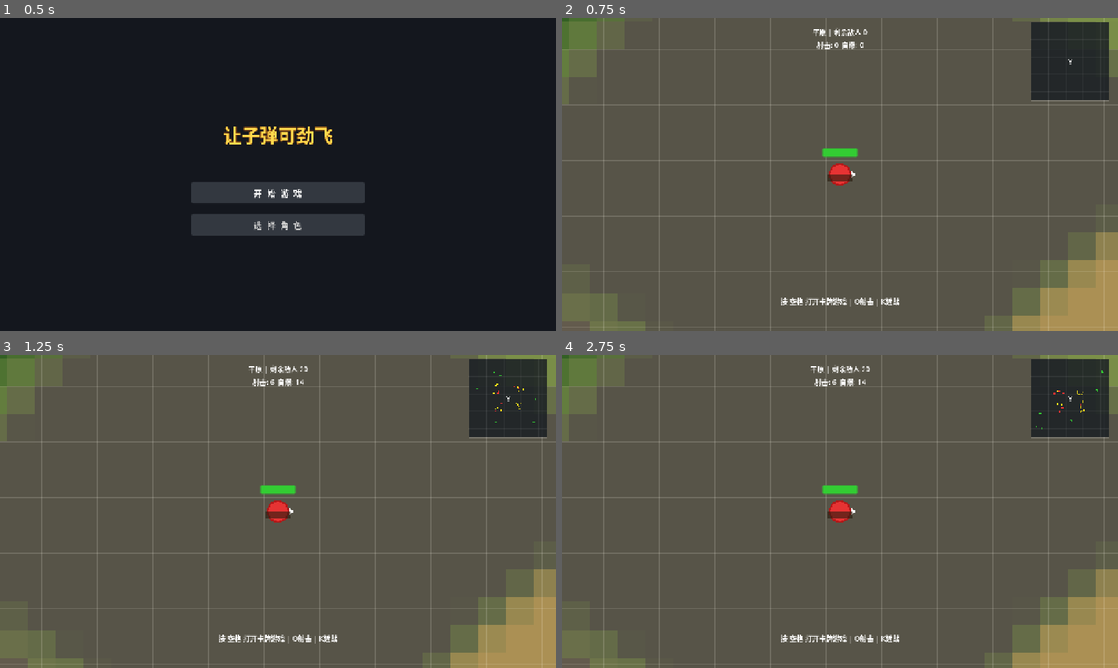
Above: before the commit, frames 1-4 (two rows, left to right).
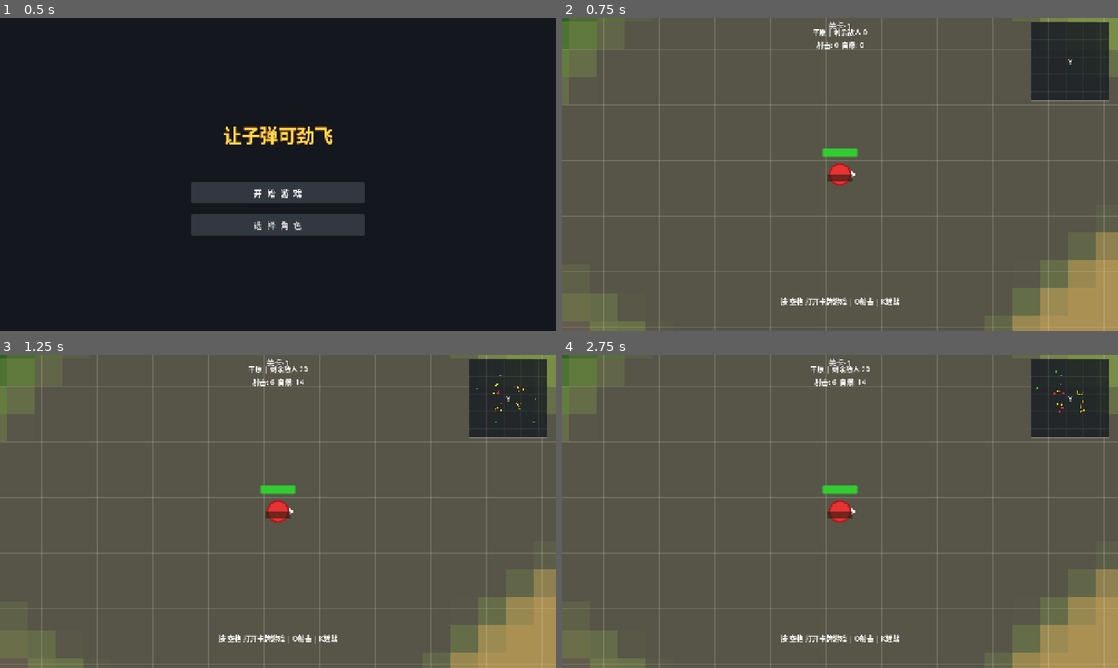
Above: after the commit, the same moments.

Repository: aikuangren/chiji
Game: Godot game, scene res://scenes/main_menu.tscn
The game is run twice, just before and just after one commit, with the same random seed, the same clock (stepped at 60 frames per second) and the same inputs.
Inputs (mouse positions are in pixels of both pictures, inside the frame that each line leads up to):
- Up to frame 1 (0.5 s): no input
- Up to frame 2 (0.75 s): click "开 始 游 戏" at 0.5 s
- Up to frame 3 (1.25 s): no input
- Up to frame 4 (2.75 s): tap Enter (ui_accept) at 1.25, 1.52 s; move the mouse to (962, 495) at 1.27 s; hold D 1.28-2 s; tap E (interact) at 1.35 s; click "返回" at 2 s

Frame 1 is identical in both runs. In frame 2, less than 0.1% of the frame differs, in the area x 48-52%, y 1-4%; in frame 3, less than 0.1%; in frame 4, less than 0.1%, in the area x 48-98%, y 1-24%.

Commit message:
feat: 新增关卡系统 - 关卡编号显示、通关保存、难度递增

Diff:
--- a/scenes/main.tscn
+++ b/scenes/main.tscn
@@ -79,6 +79,22 @@
 
 [node name="CanvasLayer" type="CanvasLayer" parent="."]
 
+[node name="LevelLabel" type="Label" parent="CanvasLayer"]
+anchors_preset = 5
+anchor_left = 0.5
+anchor_right = 0.5
+offset_left = -50.0
+offset_top = 4.0
+offset_right = 50.0
+offset_bottom = 24.0
+grow_horizontal = 2
+text = "关卡-1"
+horizontal_alignment = 1
+theme_override_font_sizes/font_size = 18
+theme_override_colors/font_color = Color(1, 1, 1, 0.8)
+theme_override_colors/font_outline_color = Color(0, 0, 0, 0.6)
+theme_override_constants/outline_size = 2
+
 [node name="MinimapContainer" type="MarginContainer" parent="CanvasLayer"]
 anchors_preset = 12
 anchor_left = 1.0
--- a/scripts/game.gd
+++ b/scripts/game.gd
@@ -18,6 +18,7 @@
 @onready var coords_label: Label = $CanvasLayer/CoordsLabel
 @onready var buff_label: Label = $CanvasLayer/BuffLabel
 @onready var minimap: Control = $CanvasLayer/MinimapContainer/Minimap
+@onready var level_label: Label = $CanvasLayer/LevelLabel
 
 # 统计信息
 var kill_shooter: int = 0
@@ -28,8 +29,17 @@
 var game_over: bool = false
 var game_initialized: bool = false
 
+# 当前关卡
+var current_level: int = 1
+var level_config: Dictionary = {}
+
 func _ready():
 	randomize()
+
+	# 读取当前关卡
+	current_level = LevelManager.get_current_level()
+	level_config = LevelManager.get_level_config(current_level)
+	level_label.text = "关卡-%d" % current_level
 
 	await get_tree().create_timer(0.5).timeout
 
@@ -38,29 +48,29 @@
 	var region = MapData.get_region_at(player.position.x, player.position.y)
 	obstacle_spawner.spawn_obstacles(obstacles, player.position, region)
 
-	var crate_count = 6
-	var crates = supply_spawner.spawn_supplies(crate_count)
+	var item_count = level_config["item_count"]
+	var crates = supply_spawner.spawn_supplies(item_count)
 	for crate in crates:
 		supplies.add_child(crate)
 
-	# 生成所有区域的敌人并统计类型
+	# 生成所有区域的敌人
 	enemy_spawner.spawn_all_regions(enemies_node, player.position)
 
-	# 等待两帧让所有敌人的 _ready() 初始化完成
 	await get_tree().process_frame
 	await get_tree().process_frame
 
 	for enemy in enemy_spawner.get_enemies():
 		if is_instance_valid(enemy):
 			enemy.enemy_killed.connect(_on_enemy_killed)
+			# 设置关卡配置的血量
+			enemy.health = level_config["enemy_health"]
+			enemy.health_bar.max_value = level_config["enemy_health"]
+			enemy.health_bar.value = level_config["enemy_health"]
 			match enemy.enemy_type:
 				Enemy.Type.SHOOTER:
 					total_shooter += 1
 				Enemy.Type.MELEE:
 					total_melee += 1
-			print("[DEBUG] 敌人类型: ", enemy.enemy_type, " 位置: ", enemy.position)
-
-	print("[DEBUG] 总射手: ", total_shooter, " 总自爆: ", total_melee)
 
 	player.set_bullet_container(bullets_node)
 
@@ -72,7 +82,7 @@
 
 	await get_tree().create_timer(0.5).timeout
 	start_time = Time.get_ticks_msec()
-	game_initialized = true  # 标记初始化完成，之后才允许检测胜利
+	game_initialized = true
 
 func _process(_delta: float):
 	if game_over:
@@ -111,7 +121,6 @@
 	else:
 		hint_label.text = "按 空格 打开卡牌游戏 | O射击 | K近战"
 
-	# 更新小地图
 	_update_minimap()
 
 func _update_minimap():
@@ -149,6 +158,8 @@
 	var alive_melee = total_melee - kill_melee
 
 	if alive_shooter <= 0 and alive_melee <= 0:
+		# 通关！保存记录
+		LevelManager.complete_level(current_level)
 		game_over = true
 		_show_result(ResultPopup.Result.VICTORY)
 
@@ -161,7 +172,7 @@
 
 	var elapsed = (Time.get_ticks_msec() - start_time) / 1000.0
 	var total_kills = kill_shooter + kill_melee
-	popup.show_result(result, total_kills, elapsed)
+	popup.show_result(result, total_kills, elapsed, current_level)
 
 func _on_player_died():
 	pass
--- /dev/null
+++ b/scripts/level_manager.gd
@@ -0,0 +1,61 @@
+class_name LevelManager
+
+# 关卡记录文件路径
+const SAVE_PATH = "user://level_save.cfg"
+
+# 默认关卡数
+const MAX_LEVEL = 99
+
+# 关卡间传递的暂存值（不保存到文件，仅本次运行有效）
+static var next_level_override: int = 0
+
+# 读取当前关卡号（最近未通关的关卡）
+static func get_current_level() -> int:
+	if next_level_override > 0:
+		var result = next_level_override
+		next_level_override = 0
+		return result
+
+	var config = ConfigFile.new()
+	var err = config.load(SAVE_PATH)
+	if err != OK:
+		return 1
+	var cleared = config.get_value("progress", "cleared_level", 0)
+	return cleared + 1
+
+# 通关当前关卡，保存记录
+static func complete_level(level: int):
+	var config = ConfigFile.new()
+	config.load(SAVE_PATH)
+
+	var current_cleared = config.get_value("progress", "cleared_level", 0)
+	if level > current_cleared:
+		config.set_value("progress", "cleared_level", level)
+	config.save(SAVE_PATH)
+
+# 标记下一关（用于胜利后跳转）
+static func go_to_next_level(level: int):
+	next_level_override = level + 1
+
+# 重置所有关卡记录
+static func reset_progress():
+	var config = ConfigFile.new()
+	config.set_value("progress", "cleared_level", 0)
+	config.save(SAVE_PATH)
+
+# 根据关卡号获取关卡配置（后续可扩展难度参数）
+static func get_level_config(level: int) -> Dictionary:
+	# 基础配置
+	var config = {
+		"enemy_count_per_region": 5,
+		"item_count": 6,
+		"enemy_health": 50.0,
+	}
+
+	# 每5关提升一次难度
+	var tier = (level - 1) / 5 + 1
+	config["enemy_count_per_region"] = 4 + tier  # 5,6,7...
+	config["enemy_health"] = 50.0 + (tier - 1) * 10  # 50,60,70...
+	config["item_count"] = min(4 + tier, 10)  # 5,6,7...(最多10)
+
+	return config
--- a/scripts/result_popup.gd
+++ b/scripts/result_popup.gd
@@ -13,15 +13,17 @@
 var _result_type: Result
 var _kills: int = 0
 var _time_survived: float = 0.0
+var _level: int = 1
 
 func _ready():
 	hide()
 	panel.modulate.a = 0.0
 
-func show_result(result: Result, kills: int, time_survived: float):
+func show_result(result: Result, kills: int, time_survived: float, level: int = 1):
 	_result_type = result
 	_kills = kills
 	_time_survived = time_survived
+	_level = level
 
 	match result:
 		Result.VICTORY:
@@ -41,7 +43,7 @@
 			close_button.pressed.connect(_on_main_menu)
 
 	var time_str = "%.1f秒" % time_survived
-	stats_label.text = "击杀: %d\n存活时间: %s" % [kills, time_str]
+	stats_label.text = "关卡: %d\n击杀: %d\n存活时间: %s" % [level, kills, time_str]
 
 	show()
 	var tween = create_tween()
@@ -51,6 +53,8 @@
 	get_tree().reload_current_scene()
 
 func _on_next_level():
+	# 标记下一关，然后重载场景
+	LevelManager.go_to_next_level(_level)
 	get_tree().reload_current_scene()
 
 func _on_main_menu():
Not shown, added: scripts/level_manager.gd.uid
